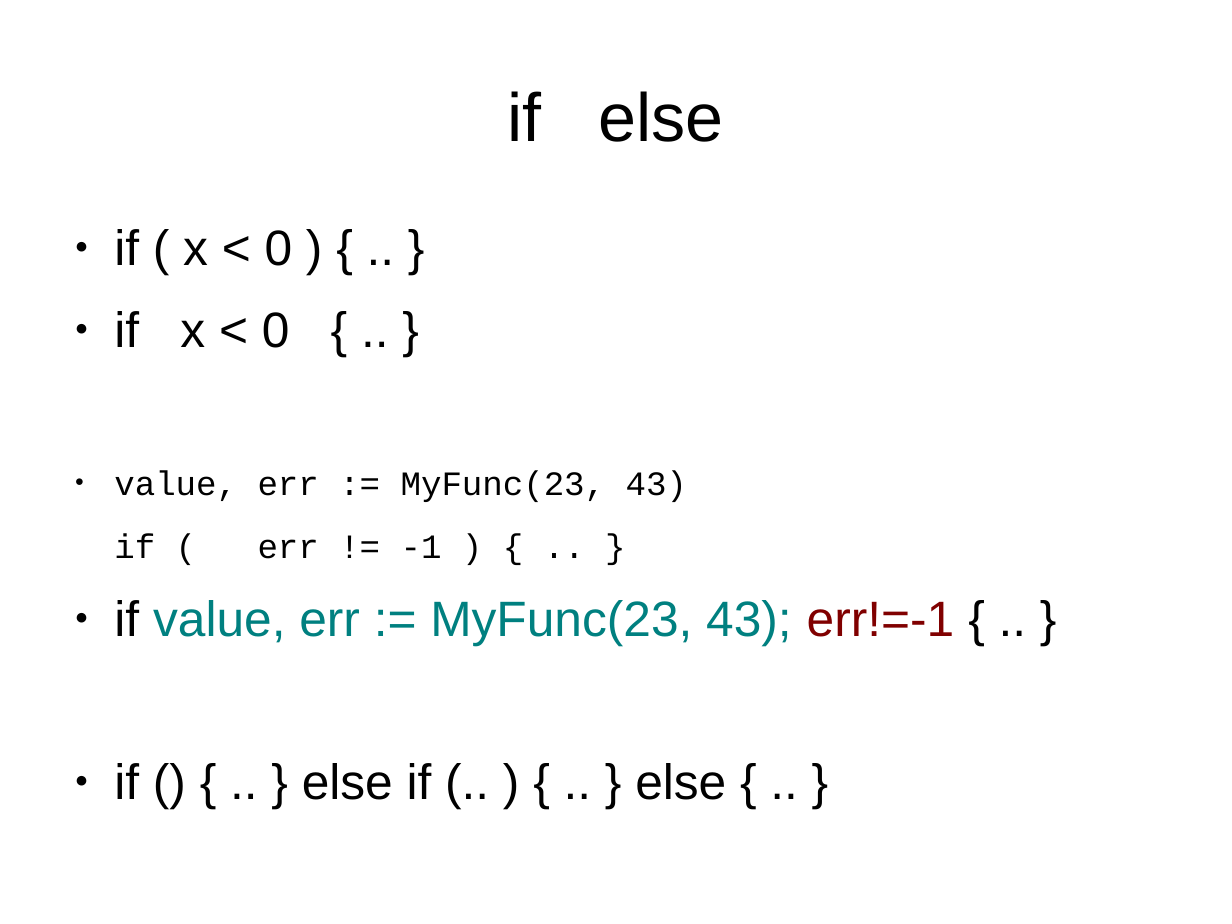
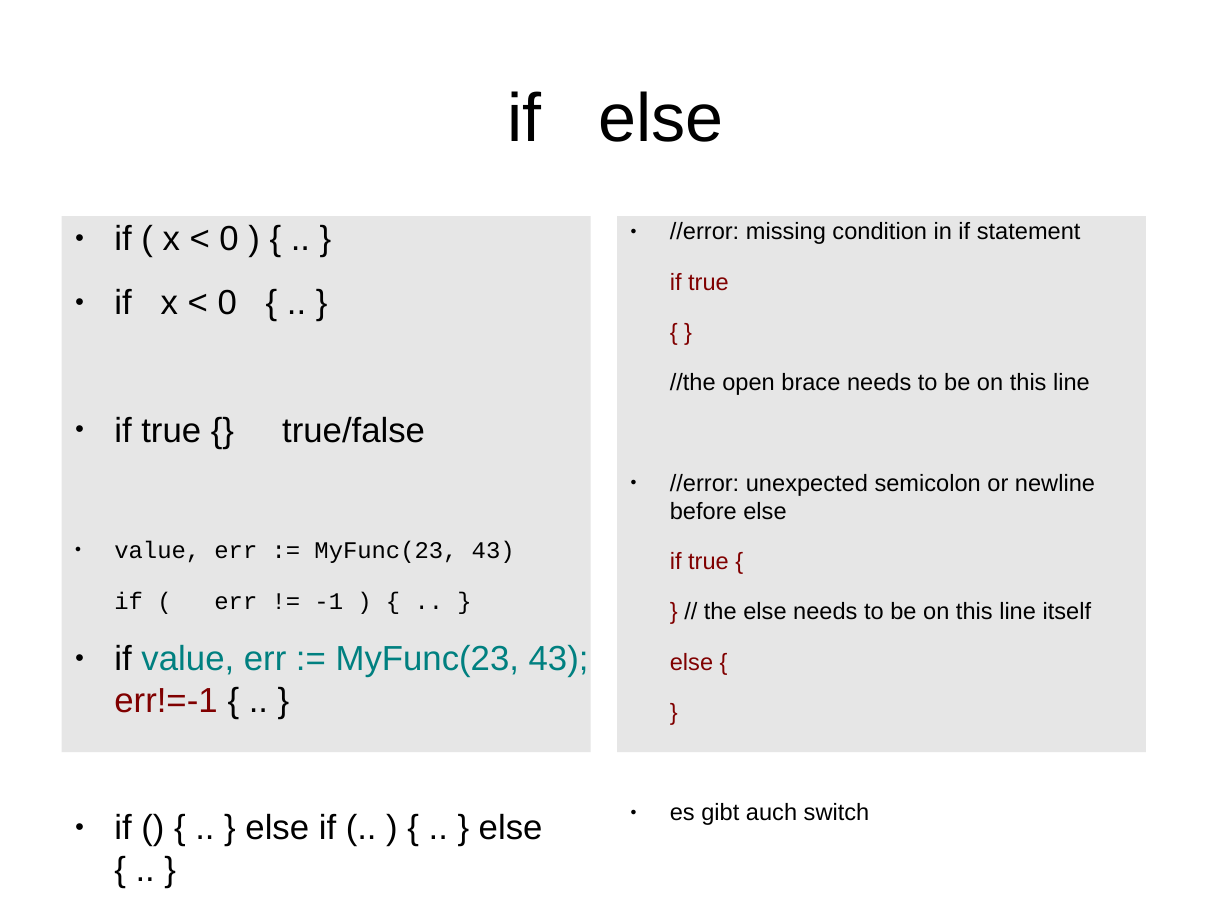
Before and after one commit to rayank77b/smallStuffs, a slide deck: slide 18 of programmierung/vortrag/golang.odp. Drawn at 1232x924 pixels with LibreOffice and Linux fonts; fonts in the diff are those of the drawing. Boxes give left, top, right and bottom in pixels: in the first picture for what was removed or moved away, otherwise in the second. Text is boxed around its words. In the diff, an @@ line names an element or a change of style, - is before the commit and + after.

```diff
--- a/programmierung/vortrag/golang.odp
+++ b/programmierung/vortrag/golang.odp
@@ text "if ( x < 0 ...": place and size @@
-text "if ( x < 0 ..." at bbox=[114, 229, 955, 800]
+text "if ( x < 0 ..." at bbox=[61, 216, 590, 752]
@@ text "if ( x < 0 ..." at bbox=[61, 216, 590, 752]: fill none to #E6E6E6 @@
@@ text at bbox=[114, 224, 589, 840]: size 32 to 22.4 pt in "if ( x < 0 ) { ...", "if x < 0 { .. }", "if value, err := MyFunc(23, 43); err!=-1 ...", "if () { .. } else if ..."; size 22 to 15.4 pt in "value, err := MyFunc(23, 43)", "if ( err != -1 ) { ..." @@
@@ text added at bbox=[617, 216, 1146, 752], fill #E6E6E6, 15.2 pt, text #000000 @@
+● //error: missing condition in if statement
+if true
+{ }
+//the open brace needs to be on this line
+● //error: unexpected semicolon or newline before else
+if true {
+} // the else needs to be on this line itself
+else {
+}
+● es gibt auch switch
@@ text at bbox=[114, 416, 425, 443]: paragraph added @@
+● if true {} true/false
```
Also in this commit, not shown: 7 other slides changed, 4 slides added, 5 other files.
